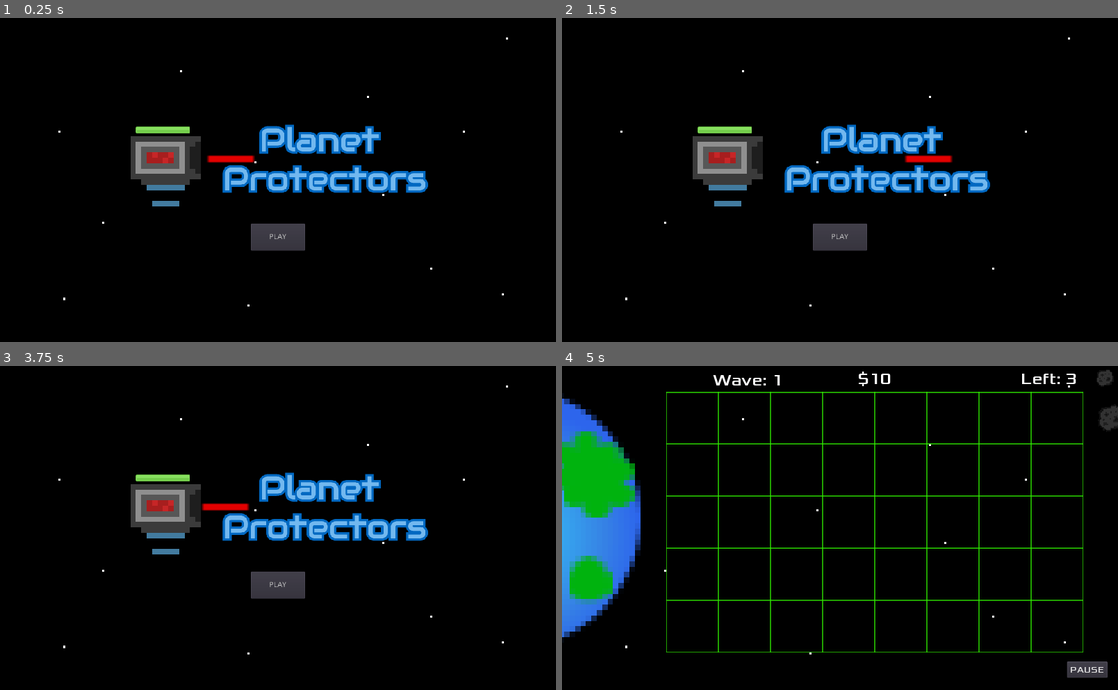
Above: before the commit, frames 1-4 (two rows, left to right).
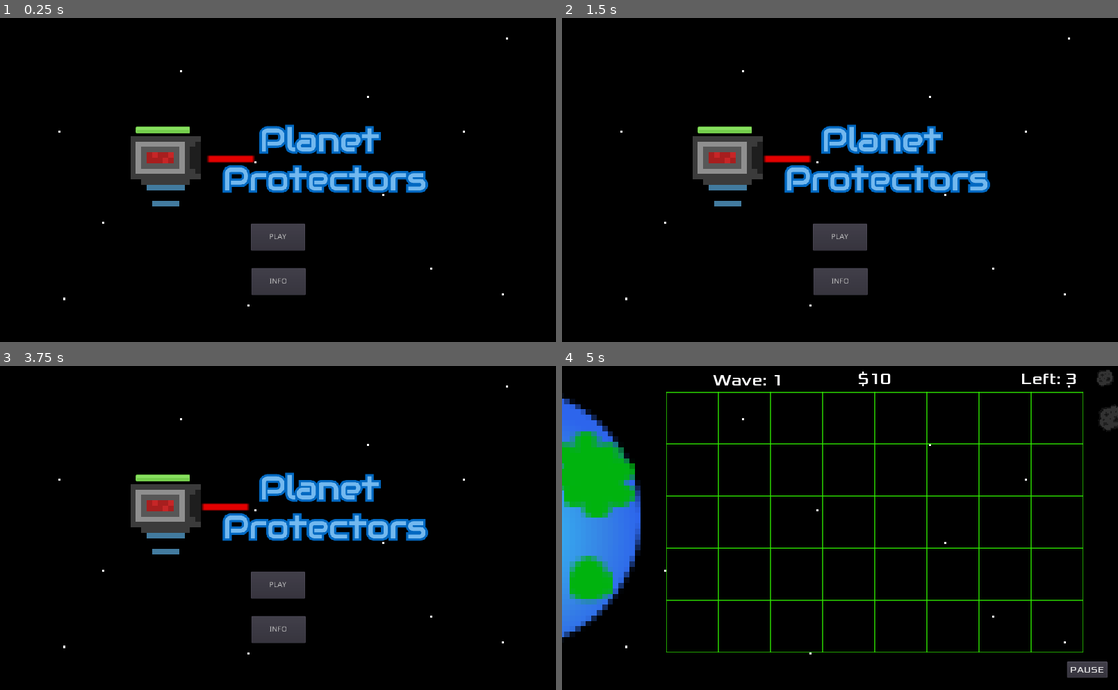
Above: after the commit, the same moments.

Repository: EthanMHolland/PlanetProtectors
Game: Godot game, scene res://src/TitleScreen.tscn
Two runs of this game, one before a commit and one after it. Both use one fixed random seed, a clock stepped at 60 frames per second and the inputs below.
Inputs (mouse positions are in pixels of both pictures, inside the frame that each line leads up to):
- Up to frame 1 (0.25 s): no input
- Up to frame 2 (1.5 s): click (840, 280) at 0.5 s, where only the run after the commit has a clickable "INFO"; click (834, 264) at 1.25 s, where only the run after the commit has a clickable "BACK"
- Up to frame 3 (3.75 s): click "PLAY" at 2 s; click "PAUSE" at 2.75 s; click "MAIN MENU" at 3.5 s
- Up to frame 4 (5 s): click "PLAY" at 4.25 s

The runs differ from the first frame. In frame 1, 0.8% of the frame differs, in the area x 45-55%, y 77-86%; in frame 2, 1.2%, in the area x 36-71%, y 42-86%; in frame 3, 0.8%; in frame 4, nothing differs.

Commit message:
Add Info Screen

Diff:
--- /dev/null
+++ b/project/src/InfoScreen.gd
@@ -0,0 +1,39 @@
+extends Node2D
+
+
+
+# Called when the node enters the scene tree for the first time.
+func _ready():
+	_set_default_text()
+
+
+func _on_LaserTower_mouse_entered():
+	$InfoText.text = "Laser Tower\n\n- Cost $10 to place\n- Battery lasts for 15 shots before dying\n- Can take 3 hits from asteroids before being destroyed"
+
+
+func _set_default_text():
+	$InfoText.text = "Welcome to Planet Protectors!\nThere are asteroids heading toward Earth and we need your help to stop them!\n\n- Place Towers in the grid to fight back!\n- Catch Shooting Stars for extra money!\n- Beat Wave 15 to win!\n\nGood Luck!"
+
+
+func _on_BackButton_button_down():
+	var _ignored = get_tree().change_scene("res://src/TitleScreen.tscn")
+
+
+func _on_Asteroid_mouse_entered():
+	$InfoText.text = "Asteroid\n\n- Can take 1 hit from a Laser or Tower before being destroyed\n- Speed increases with wave count"
+
+
+func _on_LaserTower_mouse_exited():
+	_set_default_text()
+
+
+func _on_Asteroid_mouse_exited():
+	_set_default_text()
+
+
+func _on_Cheats_mouse_entered():
+	$InfoText.text = "Cheats - Press button to activate\n\n\"9\" - Spawn Shooting Star\n\"0\" - Add $10\n\"-\" - Stop Spawning Asteroids\n\"+\" - Increase Wave"
+
+
+func _on_Cheats_mouse_exited():
+	_set_default_text()
--- /dev/null
+++ b/project/src/InfoScreen.tscn
@@ -0,0 +1,160 @@
+[gd_scene load_steps=17 format=2]
+
+[ext_resource path="res://assets/GreyBackground.jpg" type="Texture" id=1]
+[ext_resource path="res://assets/towers/tower_idling.png" type="Texture" id=2]
+[ext_resource path="res://assets/background.png" type="Texture" id=3]
+[ext_resource path="res://src/InfoScreen.gd" type="Script" id=4]
+[ext_resource path="res://assets/asteroid.png" type="Texture" id=5]
+
+[sub_resource type="AtlasTexture" id=1]
+atlas = ExtResource( 2 )
+region = Rect2( 0, 0, 16, 16 )
+
+[sub_resource type="AtlasTexture" id=2]
+atlas = ExtResource( 2 )
+region = Rect2( 16, 0, 16, 16 )
+
+[sub_resource type="AtlasTexture" id=3]
+atlas = ExtResource( 2 )
+region = Rect2( 0, 16, 16, 16 )
+
+[sub_resource type="SpriteFrames" id=4]
+animations = [ {
+"frames": [ SubResource( 1 ), SubResource( 2 ), SubResource( 3 ) ],
+"loop": true,
+"name": "default",
+"speed": 3.0
+} ]
+
+[sub_resource type="RectangleShape2D" id=5]
+extents = Vector2( 39.431, 37.842 )
+
+[sub_resource type="DynamicFontData" id=6]
+font_path = "res://assets/Xolonium-Regular.ttf"
+
+[sub_resource type="DynamicFont" id=7]
+size = 25
+font_data = SubResource( 6 )
+
+[sub_resource type="RectangleShape2D" id=8]
+extents = Vector2( 40.8376, 39.2484 )
+
+[sub_resource type="DynamicFontData" id=9]
+font_path = "res://assets/Xolonium-Regular.ttf"
+
+[sub_resource type="DynamicFont" id=10]
+size = 18
+font_data = SubResource( 9 )
+
+[sub_resource type="RectangleShape2D" id=11]
+extents = Vector2( 50.1655, 19.032 )
+
+[node name="InfoScreen" type="Node2D"]
+script = ExtResource( 4 )
+__meta__ = {
+"_edit_horizontal_guides_": [ 299.686 ],
+"_edit_vertical_guides_": [ 499.312, 74.5901 ]
+}
+
+[node name="Background" type="TextureRect" parent="."]
+margin_right = 1024.0
+margin_bottom = 600.0
+mouse_filter = 2
+texture = ExtResource( 3 )
+__meta__ = {
+"_edit_use_anchors_": false
+}
+
+[node name="BackButton" type="Button" parent="."]
+margin_left = 450.242
+margin_top = 426.933
+margin_right = 550.242
+margin_bottom = 476.933
+text = "BACK"
+__meta__ = {
+"_edit_use_anchors_": false
+}
+
+[node name="TextBackground" type="TextureRect" parent="."]
+modulate = Color( 1, 1, 1, 0.541176 )
+margin_left = 372.0
+margin_top = 57.0
+margin_right = 1008.0
+margin_bottom = 734.0
+rect_scale = Vector2( 1, 0.5 )
+texture = ExtResource( 1 )
+stretch_mode = 7
+__meta__ = {
+"_edit_use_anchors_": false
+}
+
+[node name="LaserTower" type="Area2D" parent="."]
+
+[node name="AnimatedSprite" type="AnimatedSprite" parent="LaserTower"]
+position = Vector2( 135.714, 109.696 )
+scale = Vector2( 4.5, 4.5 )
+frames = SubResource( 4 )
+frame = 2
+playing = true
+
+[node name="CollisionShape2D" type="CollisionShape2D" parent="LaserTower"]
+position = Vector2( 137.824, 109.696 )
+shape = SubResource( 5 )
+
+[node name="InfoText" type="RichTextLabel" parent="."]
+margin_left = 387.0
+margin_top = 68.0
+margin_right = 996.0
+margin_bottom = 382.0
+custom_fonts/normal_font = SubResource( 7 )
+__meta__ = {
+"_edit_use_anchors_": false
+}
+
+[node name="Asteroid" type="Area2D" parent="."]
+
+[node name="Sprite" type="Sprite" parent="Asteroid"]
+position = Vector2( 267.209, 111.103 )
+scale = Vector2( 4.5, 4.5 )
+texture = ExtResource( 5 )
+
+[node name="CollisionShape2D" type="CollisionShape2D" parent="Asteroid"]
+position = Vector2( 268.616, 108.29 )
+shape = SubResource( 8 )
+
+[node name="Cheats" type="Area2D" parent="."]
+
+[node name="TextureRect" type="TextureRect" parent="Cheats"]
+margin_left = 172.188
+margin_top = 340.488
+margin_right = 271.188
+margin_bottom = 378.488
+mouse_filter = 2
+texture = ExtResource( 1 )
+expand = true
+stretch_mode = 1
+__meta__ = {
+"_edit_use_anchors_": false
+}
+
+[node name="Label" type="Label" parent="Cheats"]
+margin_left = 189.497
+margin_top = 346.488
+margin_right = 279.497
+margin_bottom = 391.488
+custom_fonts/font = SubResource( 10 )
+text = "Cheats"
+__meta__ = {
+"_edit_use_anchors_": false
+}
+
+[node name="CollisionShape2D" type="CollisionShape2D" parent="Cheats"]
+position = Vector2( 223.385, 358.555 )
+shape = SubResource( 11 )
+[connection signal="button_down" from="BackButton" to="." method="_on_BackButton_button_down"]
+[connection signal="mouse_entered" from="LaserTower" to="." method="_on_LaserTower_mouse_entered"]
+[connection signal="mouse_exited" from="LaserTower" to="." method="_on_LaserTower_mouse_exited"]
+[connection signal="mouse_entered" from="Asteroid" to="." method="_on_Asteroid_mouse_entered"]
+[connection signal="mouse_exited" from="Asteroid" to="." method="_on_Asteroid_mouse_exited"]
+[connection signal="mouse_entered" from="Cheats" to="." method="_on_Cheats_mouse_entered"]
+[connection signal="mouse_exited" from="Cheats" to="." method="_on_Cheats_mouse_exited"]
--- a/project/src/TitleScreen.gd
+++ b/project/src/TitleScreen.gd
@@ -2,3 +2,7 @@
 
 func _on_PlayButton_button_down():
 	var _ignored = get_tree().change_scene("res://src/Level.tscn")
+
+
+func _on_InfoButton_button_down():
+	var _ignored = get_tree().change_scene("res://src/InfoScreen.tscn")
--- a/project/src/TitleScreen.tscn
+++ b/project/src/TitleScreen.tscn
@@ -35,4 +35,16 @@
 [node name="LaserTower" parent="." instance=ExtResource( 1 )]
 position = Vector2( 300, 260 )
 scale = Vector2( 10, 10 )
+
+[node name="InfoButton" type="Button" parent="."]
+margin_left = 462.694
+margin_top = 461.288
+margin_right = 562.694
+margin_bottom = 511.288
+text = "INFO"
+__meta__ = {
+"_edit_use_anchors_": false
+}
 [connection signal="button_down" from="PlayButton" to="." method="_on_PlayButton_button_down"]
+[connection signal="button_down" from="InfoButton" to="." method="_on_InfoButton_button_down"]
+[connection signal="pressed" from="InfoButton" to="." method="_on_InfoButton_pressed"]
